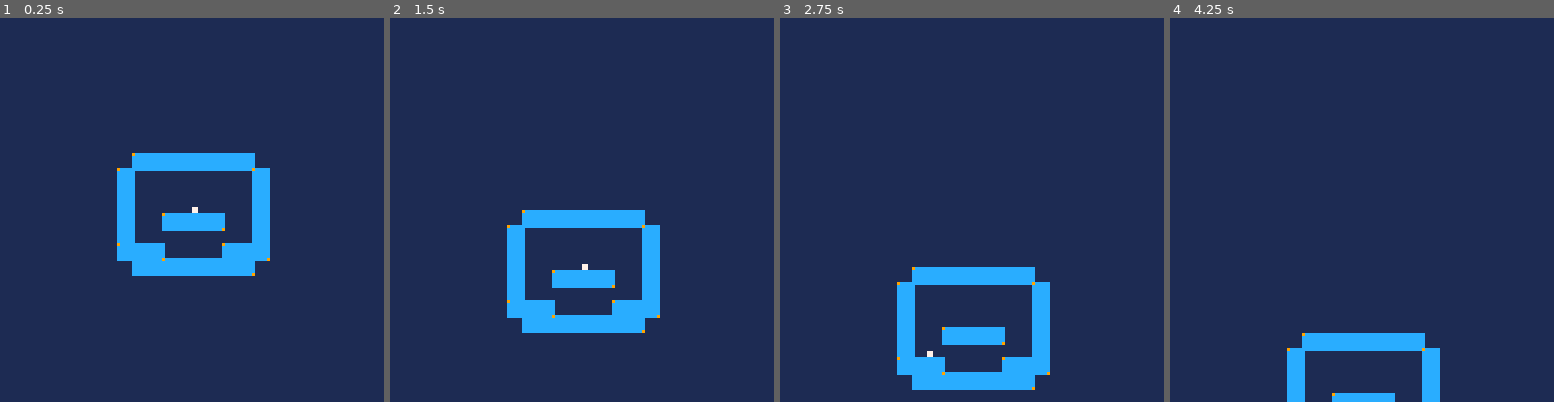
Above: before the commit, frames 1-4 (left to right).
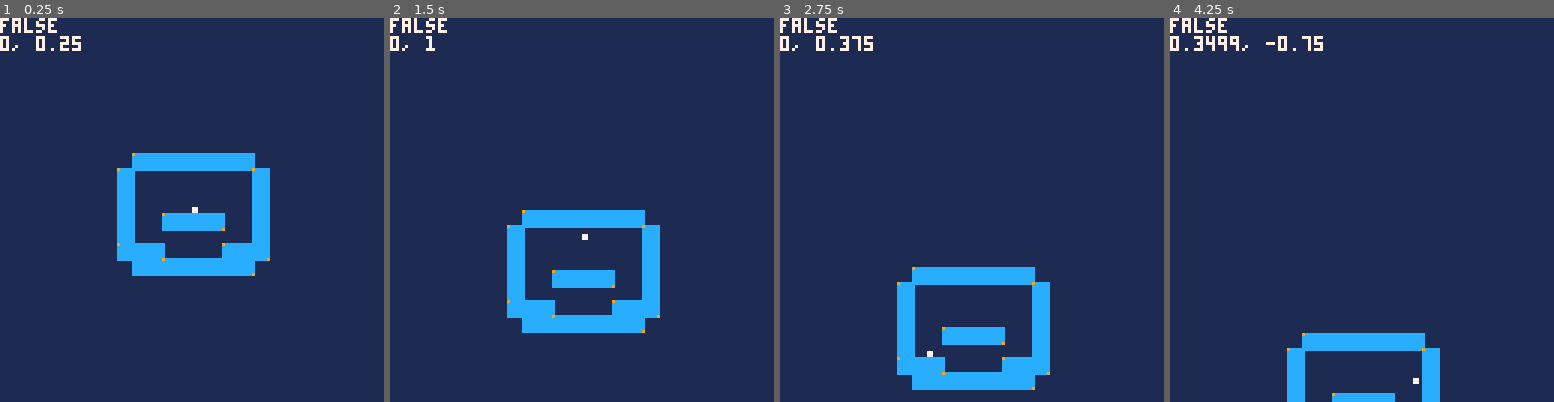
Above: after the commit, the same moments.

Repository: nucleartide/airship-prototype
Game: PICO-8 cartridge carts/wafflejs.p8
The game is run twice, just before and just after one commit, with the same random seed, the same clock (stepped at 60 frames per second) and the same inputs.
Inputs:
- Up to frame 1 (0.25 s): no input
- Up to frame 2 (1.5 s): tap O (Z key) at 0.33, 0.7, 1.43 s; tap X (X key) at 1.07 s
- Up to frame 3 (2.75 s): hold Left 1.97-2.37 s; tap X (X key) at 2.07, 2.4, 2.73 s; tap O (Z key) at 2.22 s; hold Down from 2.42 s (still down)
- Up to frame 4 (4.25 s): release Down at 2.82 s; hold Right 2.87-3.53 s; tap X (X key) every 0.33 s from 3.07 to 4.07 s; tap O (Z key) at 3.1, 3.98 s; hold Up 3.58-4.08 s; hold Right from 4.13 s (still down)

The runs differ from the first frame. In frame 1, 0.6% of the frame differs, in the area x 0-22%, y 0-9%; in frame 2, 0.5%; in frame 3, 0.6%; in frame 4, 0.8%, in the area x 0-65%, y 0-96%.

Commit message:
add jumping

Diff:
--- a/carts/wafflejs.p8
+++ b/carts/wafflejs.p8
@@ -56,6 +56,10 @@
 end
 
 function vec2_print(v)
+  print(v.x .. ', ' .. v.y)
+end
+
+function vec2_printh(v)
   printh(v.x .. ', ' .. v.y)
 end
 
@@ -122,6 +126,8 @@
   cls(1)
   airship_draw(g.airship)
   player_draw(g.player)
+  print(g.player.is_grounded)
+  vec2_print(g.player.vel)
 end
 
 --
@@ -143,6 +149,7 @@
     m             = mass,
     max_vel       = vec2(1, 2.5),
     is_grounded   = false,
+    jump_vel      = -1.75,
 
     -- note: don't use this,
     -- use `player_bounds()` so values get updated.
@@ -182,6 +189,11 @@
 
   p.vel.y += p.acc.y
 
+  if p.is_grounded and btn(5) then -- x button
+    -- jump.
+    p.vel.y = p.jump_vel
+  end
+
   --
   -- clamp velocity, update position.
   --
@@ -240,7 +252,7 @@
       if is_colliding then
         vec2_sub_from(penetration_vec, p.pos)
         if penetration_vec.x ~= 0 then p.vel.x = 0 end
-        if penetration_vec.y ~= 0 then p.vel.y = 0 end
+        if penetration_vec.y ~= 0 and side == 'bottom' then p.vel.y = 0 end
         if side == 'bottom' then is_grounded = true end
       end
     end
